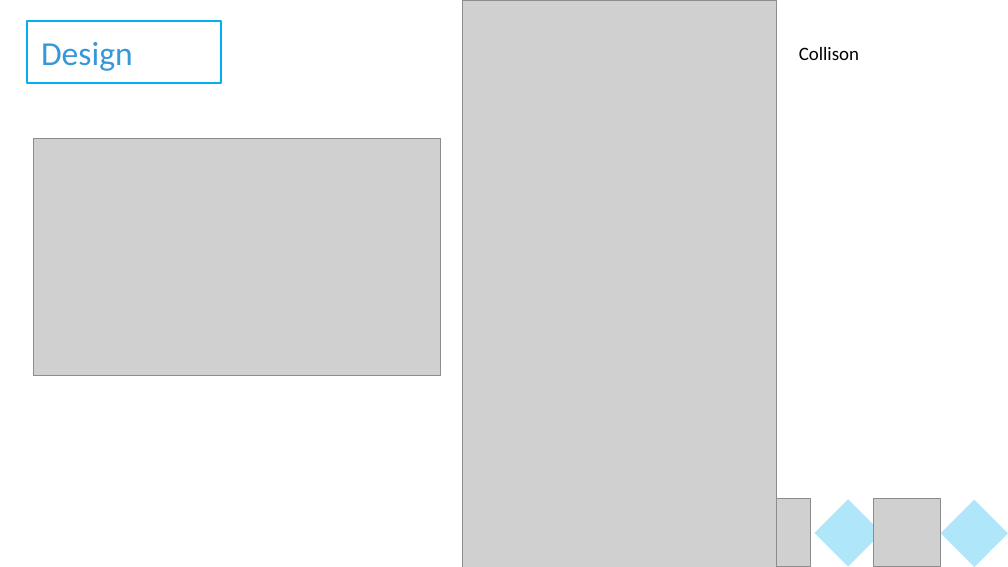
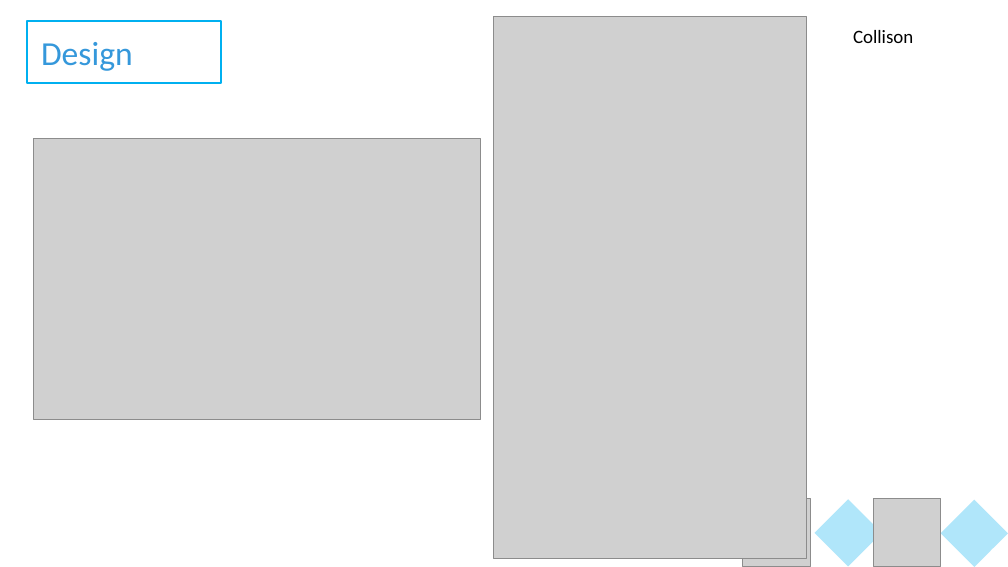
Before and after one commit to cproject2019/cproject2019-group8, a slide deck: slide 10 of Group 8 ArcherBattle.pptx. Drawn at 1008x567 pixels with LibreOffice and Linux fonts; fonts in the diff are those of the drawing; grey boxes stand for pictures; background and template pictures are left out. Boxes give left, top, right and bottom in pixels: in the first picture for what was removed or moved away, otherwise in the second. Text is boxed around its words. In the diff, an @@ line names an element or a change of style, - is before the commit and + after.

```diff
--- a/Group 8 ArcherBattle.pptx
+++ b/Group 8 ArcherBattle.pptx
@@ picture: place and size @@
-picture at (463, 0, 777, 567)
+picture at (494, 17, 806, 559)
@@ text "Collison": place and size @@
-text "Collison" at (799, 47, 859, 60)
+text "Collison" at (853, 30, 913, 43)
@@ picture: place and size @@
-picture at (33, 138, 440, 376)
+picture at (33, 138, 480, 420)
```
